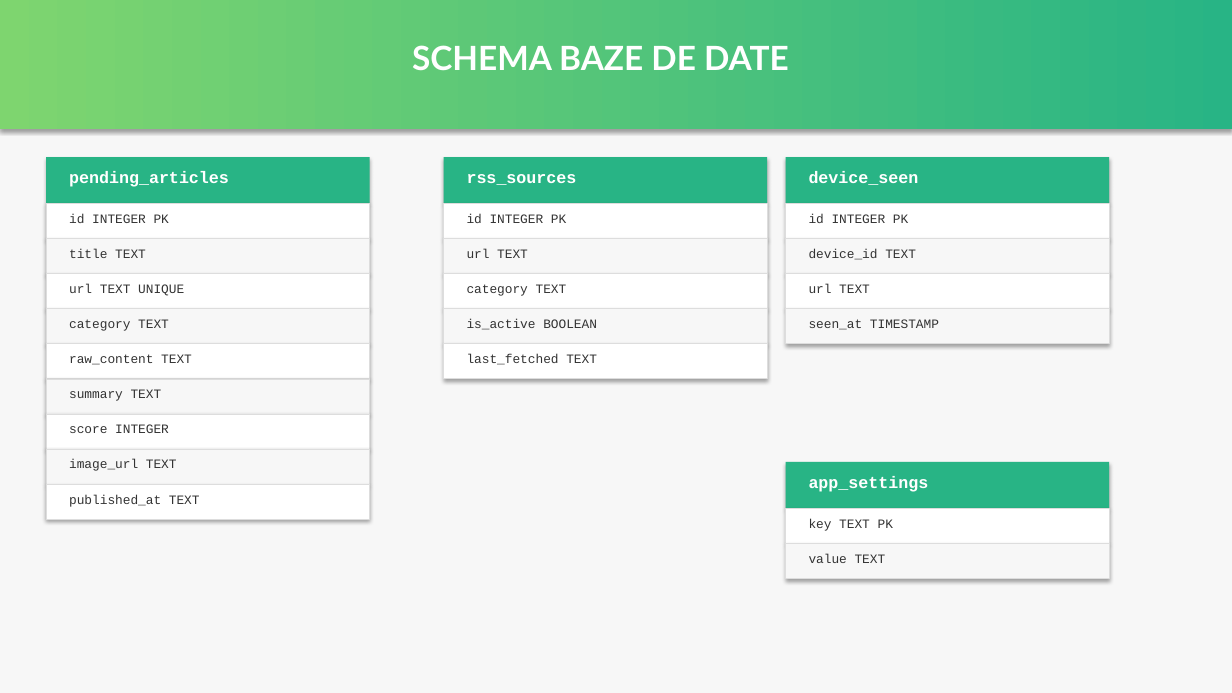
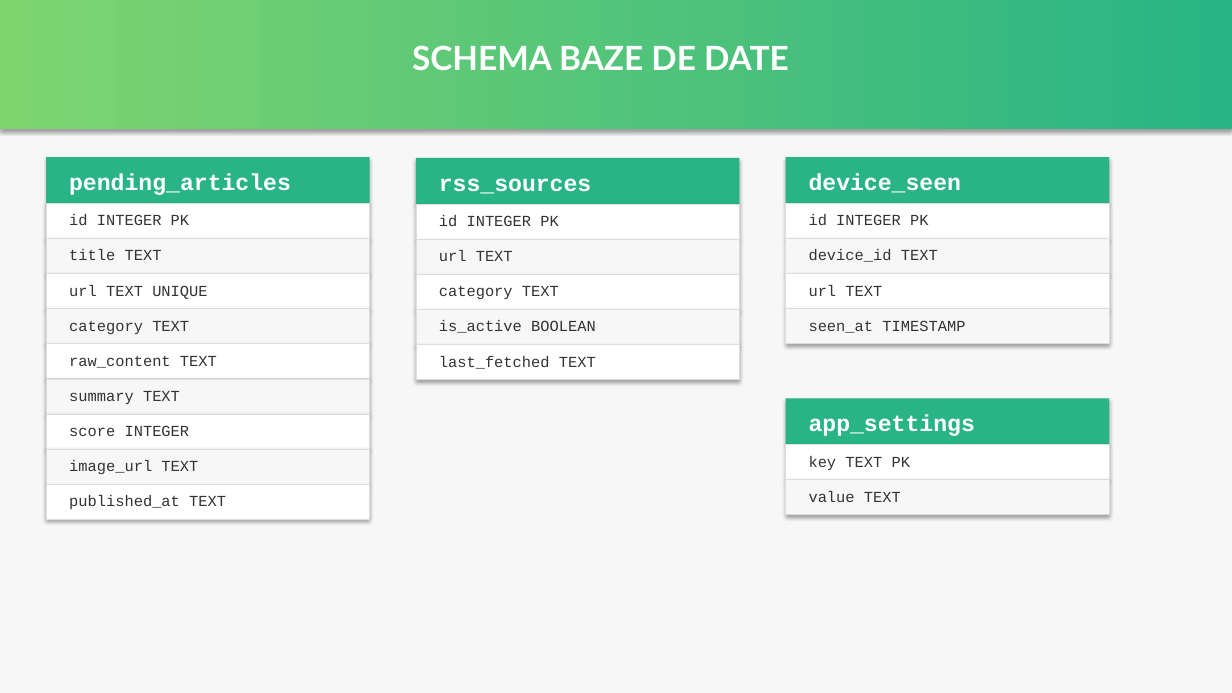
Before and after one commit to podut/data-agregate, a slide deck: slide 9 of DataAgregate_Presentation.pptx. Drawn at 1232x693 pixels with LibreOffice and Linux fonts; fonts in the diff are those of the drawing. Boxes give left, top, right and bottom in pixels: in the first picture for what was removed or moved away, otherwise in the second. Text is boxed around its words. In the diff, an @@ line names an element or a change of style, - is before the commit and + after.

```diff
--- a/DataAgregate_Presentation.pptx
+++ b/DataAgregate_Presentation.pptx
@@ 6 texts: place and size @@
-6 texts at box(467, 174, 597, 365)
+6 texts at box(439, 178, 596, 369)
@@ 6 rectangles: place and size @@
-6 rectangles at box(444, 157, 767, 379)
+6 rectangles at box(416, 158, 739, 380)
@@ size 13 to 18 pt in 4 elements at box(69, 173, 291, 195), box(809, 173, 961, 193), box(439, 178, 591, 194), box(809, 414, 975, 436) @@
@@ 3 texts, 3 rectangles: place and size @@
-3 texts, 3 rectangles at box(786, 462, 1109, 579)
+3 texts, 3 rectangles at box(786, 398, 1109, 515)
@@ size 10 to 12 pt in 20 elements at box(69, 214, 189, 225), box(69, 249, 162, 260), box(69, 285, 207, 299), box(69, 321, 189, 334), box(69, 355, 217, 368), box(69, 391, 180, 404), box(69, 425, 190, 436), box(69, 460, 198, 474), box(69, 495, 226, 509), box(809, 214, 928, 225), box(809, 249, 938, 262), box(809, 285, 882, 296), box(809, 320, 965, 333), box(439, 215, 558, 226), box(439, 250, 513, 261), box(439, 286, 559, 299), box(439, 320, 596, 333), box(439, 356, 596, 369), box(809, 456, 910, 470), box(809, 491, 901, 502) @@
```
Also in this commit, not shown: 12 other slides changed.
